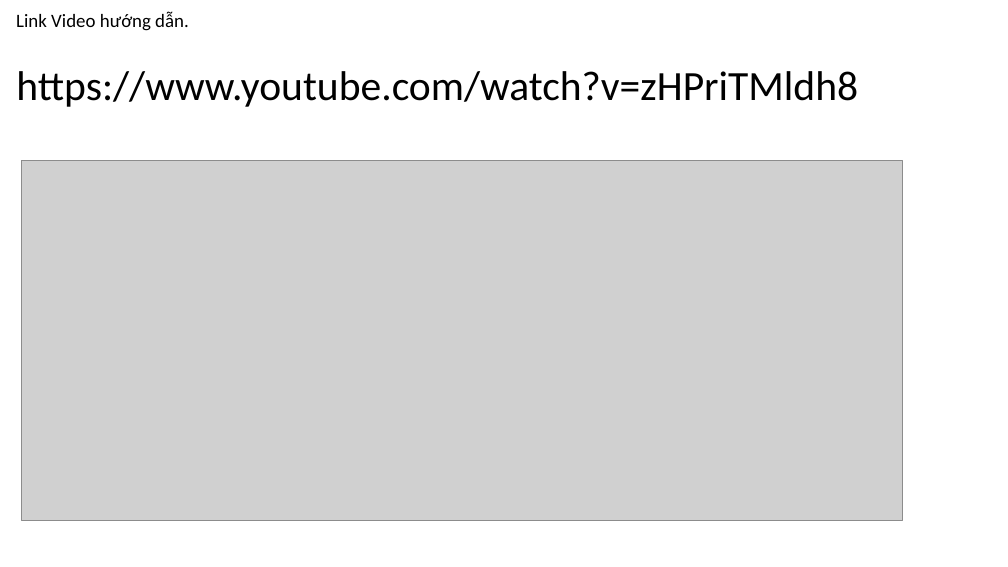
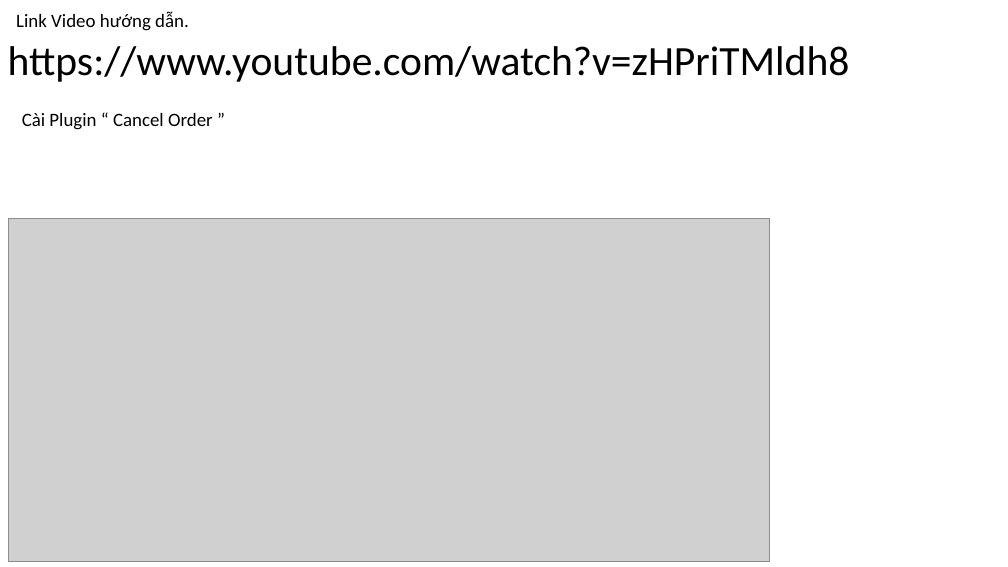
Before and after one commit to DangVanDoan05/WordPress, a slide deck: slide 3 of Chức năng Hủy đơn Hàng trong WooCommerce.pptx. Drawn at 1008x567 pixels with LibreOffice and Linux fonts; fonts in the diff are those of the drawing; grey boxes stand for pictures. Boxes give left, top, right and bottom in pixels: in the first picture for what was removed or moved away, otherwise in the second. Text is boxed around its words. In the diff, an @@ line names an element or a change of style, - is before the commit and + after.

```diff
--- a/Chức năng Hủy đơn Hàng trong WooCommerce.pptx
+++ b/Chức năng Hủy đơn Hàng trong WooCommerce.pptx
@@ title "https://www.youtube.com/watch?v=zHPriTMldh8" moved from (x1=16, y1=71, x2=858, y2=107) to (x1=8, y1=46, x2=850, y2=82) @@
@@ text added at (x1=22, y1=113, x2=213, y2=130), 18 pt, text #000000 @@
+Cài Plugin “ Cancel Order ”
@@ picture resized from (x1=21, y1=160, x2=903, y2=520) to (x1=9, y1=219, x2=770, y2=562) @@
```
Also in this commit, not shown: 5 other files.
